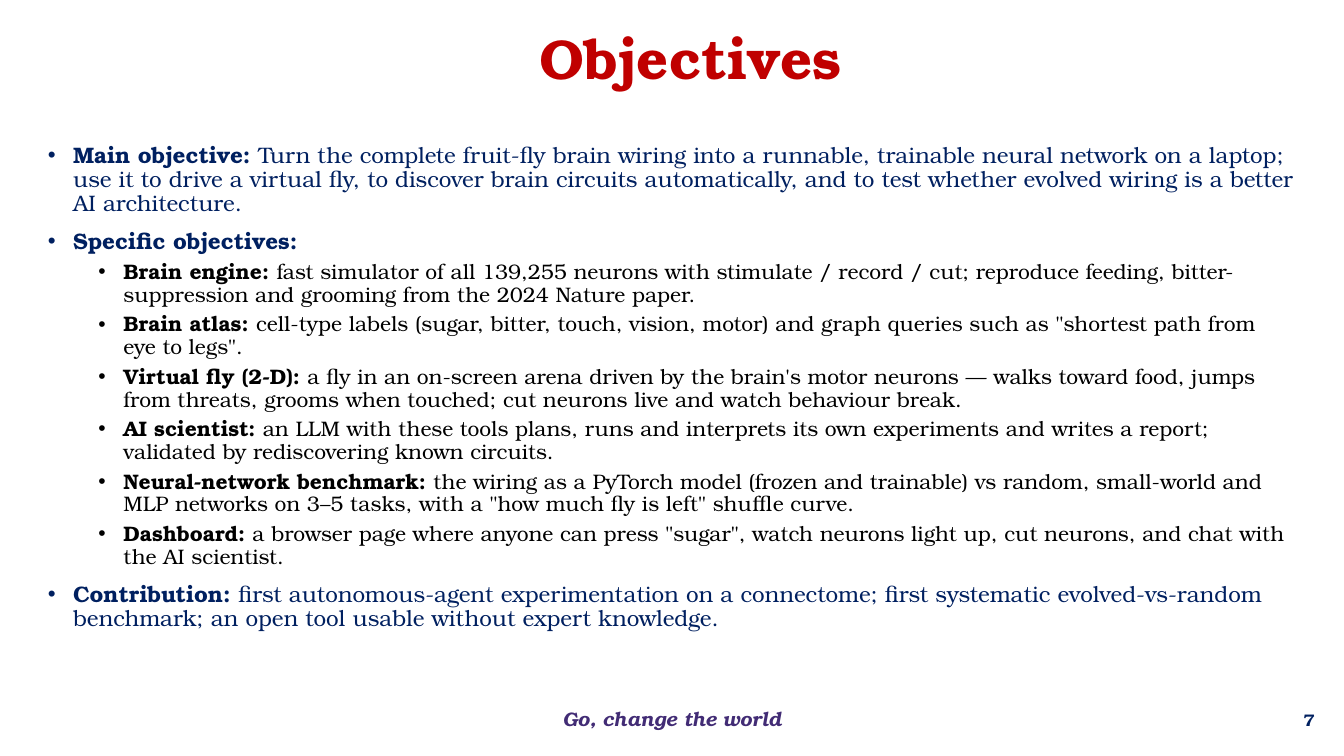
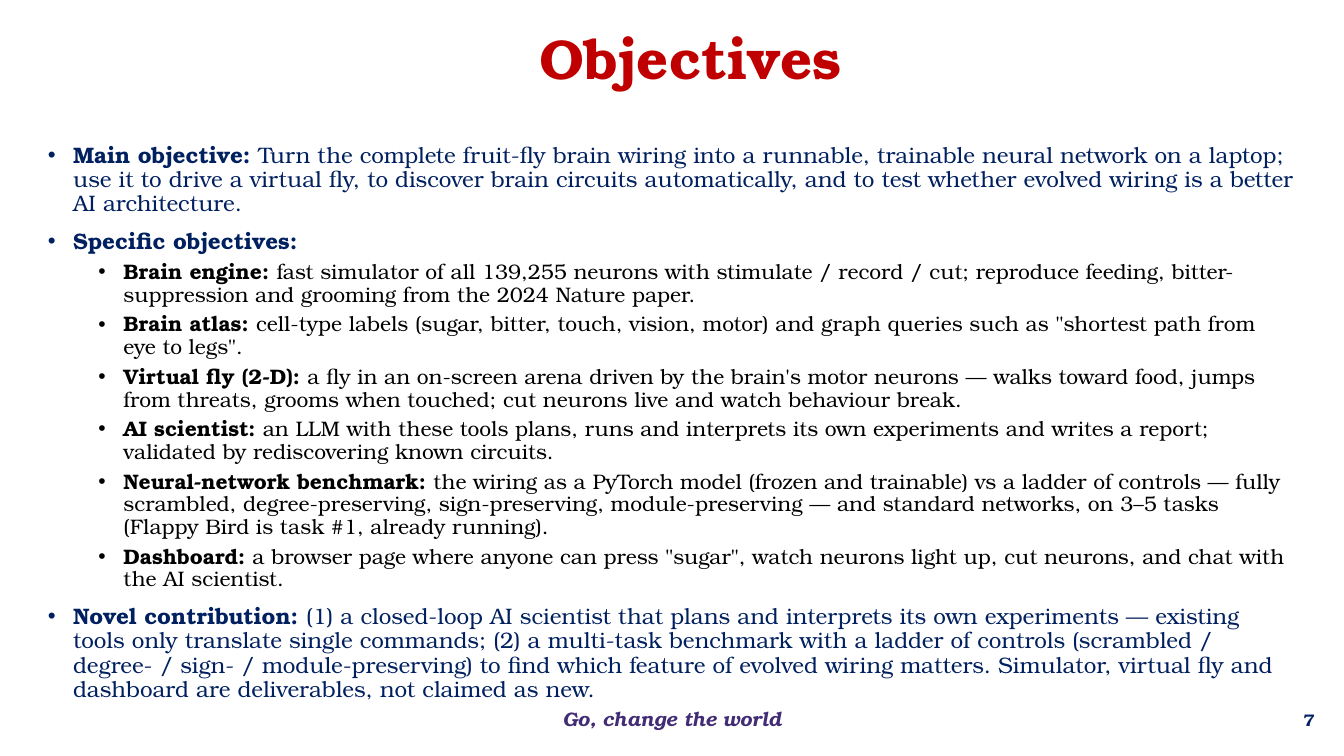
Before and after one commit to BHARATH9629/FlyBrainMappingSimulation, a slide deck: slide 7 of docs/EL_Phase1_Connectome_Lab.pptx. Drawn at 1344x756 pixels with LibreOffice and Linux fonts; fonts in the diff are those of the drawing; background and template pictures are left out. Boxes give left, top, right and bottom in pixels: in the first picture for what was removed or moved away, otherwise in the second. Text is boxed around its words. In the diff, an @@ line names an element or a change of style, - is before the commit and + after.

```diff
--- a/docs/EL_Phase1_Connectome_Lab.pptx
+++ b/docs/EL_Phase1_Connectome_Lab.pptx
@@ text at [123,473,1280,539]: text changed @@
-  • Neural-network benchmark: the wiring as a PyTorch model (frozen and trainable) vs random, small-world and MLP networks on 3–5 tasks, with a "how much fly is left" shuffle curve.
+  • Neural-network benchmark: the wiring as a PyTorch model (frozen and trainable) vs a ladder of controls — fully scrambled, degree-preserving, sign-preserving, module-preserving — and standard networks, on 3–5 tasks (Flappy Bird is task #1, already running).
@@ text at [73,607,1273,700]: text changed @@
-• Contribution: first autonomous-agent experimentation on a connectome; first systematic evolved-vs-random benchmark; an open tool usable without expert knowledge.
+• Novel contribution: (1) a closed-loop AI scientist that plans and interprets its own experiments — existing tools only translate single commands; (2) a multi-task benchmark with a ladder of controls (scrambled / degree- / sign- / module-preserving) to find which feature of evolved wiring matters. Simulator, virtual fly and dashboard are deliverables, not claimed as new.
```
Also in this commit, not shown: 3 other slides changed, 6 other files.
